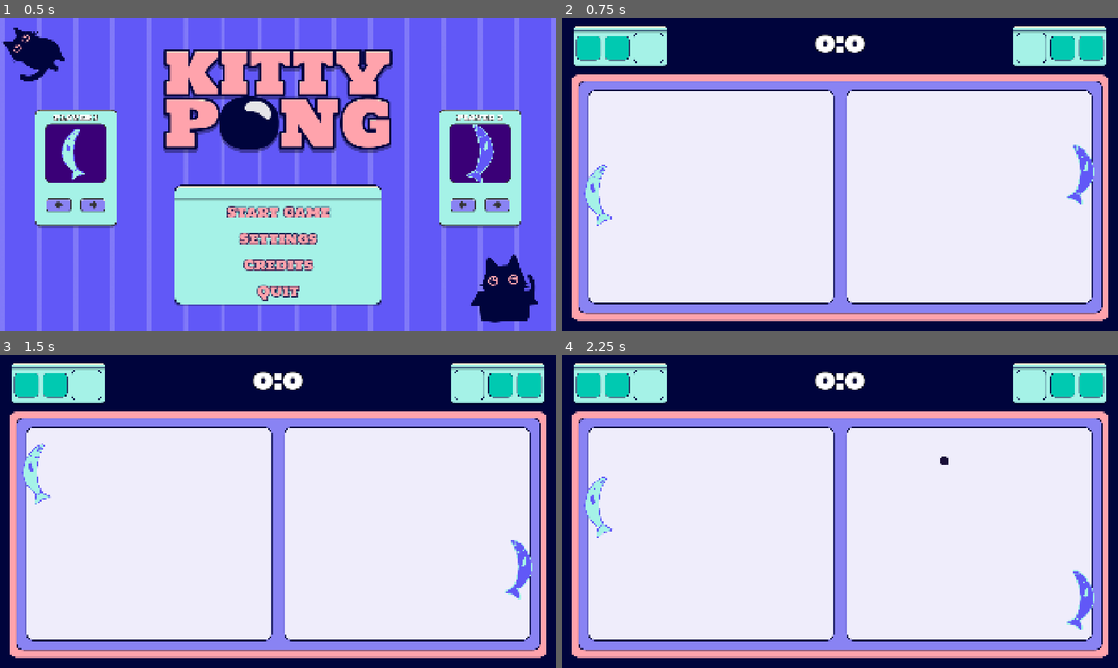
Above: before the commit, frames 1-4 (two rows, left to right).
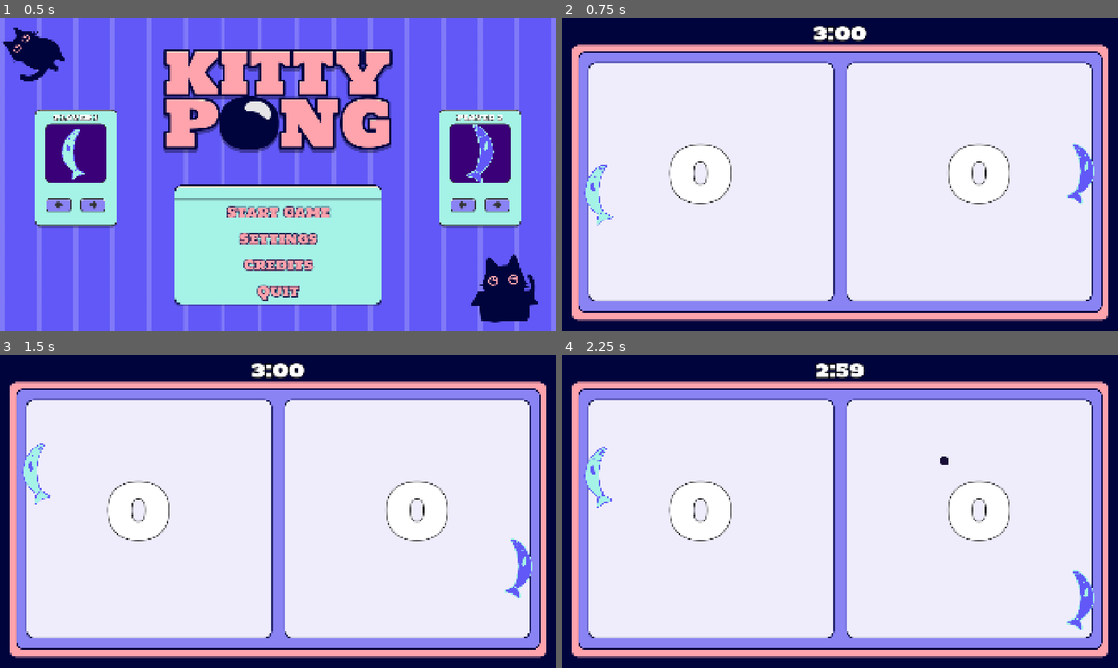
Above: after the commit, the same moments.

Repository: Jurinich/GDSG-WS-semester-project
Game: Godot game, scene res://scenes/main_menu.tscn
The game is run twice, just before and just after one commit, with the same random seed, the same clock (stepped at 60 frames per second) and the same inputs.
Inputs:
- Up to frame 1 (0.5 s): no input
- Up to frame 2 (0.75 s): click "Start Game" at 0.5 s
- Up to frame 3 (1.5 s): tap Enter at 1.25 s; hold W (upP1) from 1.28 s (still down); hold Down (downP2) from 1.28 s (still down)
- Up to frame 4 (2.25 s): release W (upP1) at 2.03 s; release Down (downP2) at 2.03 s; hold S (downP1) from 2.03 s (still down); tap Up (upP2) at 2.1 s

Frame 1 is identical in both runs. In frame 2, 20% of the frame differs, in the area x 1-99%, y 2-97%; in frame 3, 20%; in frame 4, 20%.

Commit message:
changed game mode and field to remove inventory

Diff:
--- a/gdsg-semester-project-w-2025-/scenes/game.tscn
+++ b/gdsg-semester-project-w-2025-/scenes/game.tscn
@@ -1,5 +1,6 @@
 [gd_scene format=3 uid="uid://coyi6nqc62xb1"]
 
+[ext_resource type="Script" uid="uid://b5bt2fewnslhs" path="res://scripts/game_controller.gd" id="1_bhx41"]
 [ext_resource type="Texture2D" uid="uid://bfiqq6jpq1557" path="res://assets/sprites/Backgrounds/BG Dark.png" id="1_u5sy4"]
 [ext_resource type="PackedScene" uid="uid://dmngxbinp5ri7" path="res://scenes/player.tscn" id="1_uwrxv"]
 [ext_resource type="Texture2D" uid="uid://dj7n4h024303j" path="res://assets/sprites/Backgrounds/playfield.png" id="2_gee14"]
@@ -9,8 +10,6 @@
 [ext_resource type="Script" uid="uid://bpva8mtljkuns" path="res://scripts/GoalScript.gd" id="4_lbhrr"]
 [ext_resource type="Theme" uid="uid://dfhebtip2k3k3" path="res://new_theme.tres" id="5_dinhu"]
 [ext_resource type="Script" uid="uid://c0n866wxrwtu6" path="res://scripts/score_label.gd" id="6_p57ef"]
-[ext_resource type="Texture2D" uid="uid://dyqjkte0byedt" path="res://assets/sprites/Backgrounds/inventory_leftplayer.png" id="6_vtaks"]
-[ext_resource type="Texture2D" uid="uid://dh4qjaud52ho" path="res://assets/sprites/Backgrounds/inventory_rightplayer.png" id="7_kvpfn"]
 [ext_resource type="Script" uid="uid://c0uvs62o1qka0" path="res://scripts/kitten_paw_spawner.gd" id="11_kvpfn"]
 [ext_resource type="PackedScene" uid="uid://cwwdjsm2bpjkx" path="res://scenes/kitten_paw.tscn" id="12_dinhu"]
 [ext_resource type="Script" uid="uid://b2oe7fsd38rx1" path="res://scripts/items/item_spawner.gd" id="13_ca42v"]
@@ -31,18 +30,18 @@
 [sub_resource type="RectangleShape2D" id="RectangleShape2D_yqjtg"]
 
 [sub_resource type="RectangleShape2D" id="RectangleShape2D_lnu2h"]
-size = Vector2(64, 840)
+size = Vector2(64, 980)
 
 [sub_resource type="RectangleShape2D" id="RectangleShape2D_lbhrr"]
-size = Vector2(60, 843)
+size = Vector2(60, 980)
 
 [sub_resource type="QuadMesh" id="QuadMesh_8cj0n"]
 
 [sub_resource type="RectangleShape2D" id="RectangleShape2D_dinhu"]
-size = Vector2(578, 136)
+size = Vector2(578, 228)
 
 [sub_resource type="RectangleShape2D" id="RectangleShape2D_kvuet"]
-size = Vector2(580, 146)
+size = Vector2(580, 246)
 
 [sub_resource type="Resource" id="Resource_e1j6l"]
 script = ExtResource("15_37s47")
@@ -80,6 +79,8 @@
 metadata/_custom_type_script = "uid://d2jgn4osg4v7x"
 
 [node name="Game" type="Node2D" unique_id=1886297339]
+position = Vector2(0, -2)
+script = ExtResource("1_bhx41")
 
 [node name="Player1" parent="." unique_id=477805542 instance=ExtResource("1_uwrxv")]
 position = Vector2(135, 609)
@@ -103,11 +104,11 @@
 [node name="Top_Bottom wall" type="Node" parent="." unique_id=1365690129]
 
 [node name="TopWall" type="StaticBody2D" parent="Top_Bottom wall" unique_id=755887784]
-position = Vector2(960, 0)
+position = Vector2(960, 51)
 collision_layer = 8
 
 [node name="CollisionShape2D" type="CollisionShape2D" parent="Top_Bottom wall/TopWall" unique_id=2021686217]
-position = Vector2(0, 207)
+position = Vector2(0, 54)
 scale = Vector2(96, 1)
 shape = SubResource("RectangleShape2D_yqjtg")
 
@@ -129,7 +130,7 @@
 player = "right"
 
 [node name="LeftGoal" type="CollisionShape2D" parent="Goals/LeftGoal" unique_id=884299002]
-position = Vector2(63, 81)
+position = Vector2(63, 11)
 shape = SubResource("RectangleShape2D_lnu2h")
 
 [node name="RightGoal" type="Area2D" parent="Goals" unique_id=1500528154]
@@ -139,43 +140,57 @@
 player = "left"
 
 [node name="RightGoal" type="CollisionShape2D" parent="Goals/RightGoal" unique_id=22805758]
-position = Vector2(-62, 82.5)
+position = Vector2(-62, 14)
 shape = SubResource("RectangleShape2D_lbhrr")
 
 [node name="ForegroundUILayer" type="CanvasLayer" parent="." unique_id=1084581396]
-
-[node name="Label" type="Label" parent="ForegroundUILayer" unique_id=1940990595]
+layer = -1
+
+[node name="HBoxContainer" type="HBoxContainer" parent="ForegroundUILayer" unique_id=237591177]
+anchors_preset = -1
+anchor_right = 1.0
+anchor_bottom = 0.994
+offset_bottom = 0.47998047
+
+[node name="ScoreRight" type="Label" parent="ForegroundUILayer/HBoxContainer" unique_id=312316445]
+layout_mode = 2
+size_flags_horizontal = 3
+size_flags_vertical = 1
+theme = ExtResource("5_dinhu")
+theme_override_font_sizes/font_size = 256
+text = "0"
+horizontal_alignment = 1
+vertical_alignment = 1
+script = ExtResource("6_p57ef")
+
+[node name="ScoreLeft" type="Label" parent="ForegroundUILayer/HBoxContainer" unique_id=1940990595]
+layout_mode = 2
+size_flags_horizontal = 3
+size_flags_vertical = 1
+theme = ExtResource("5_dinhu")
+theme_override_font_sizes/font_size = 256
+text = "0"
+horizontal_alignment = 1
+vertical_alignment = 1
+script = ExtResource("6_p57ef")
+left_player = true
+
+[node name="TimeLabel" type="Label" parent="ForegroundUILayer" unique_id=297263883]
 anchors_preset = 5
 anchor_left = 0.5
 anchor_right = 0.5
-offset_left = -90.5
-offset_right = 90.5
-offset_bottom = 175.0
+offset_left = -35.0
+offset_right = 35.0
+offset_bottom = 105.0
 grow_horizontal = 2
-size_flags_vertical = 0
 theme = ExtResource("5_dinhu")
-theme_override_font_sizes/font_size = 81
-text = "0:0"
+theme_override_font_sizes/font_size = 64
+text = "0"
 horizontal_alignment = 1
 vertical_alignment = 1
-script = ExtResource("6_p57ef")
-
-[node name="LeftPlayerInventory" type="TextureRect" parent="ForegroundUILayer" unique_id=631863509]
-offset_left = 36.0
-offset_top = 28.0
-offset_right = 365.0
-offset_bottom = 171.0
-texture = ExtResource("6_vtaks")
-
-[node name="RightPlayerInventory" type="TextureRect" parent="ForegroundUILayer" unique_id=1207856452]
-offset_left = 1555.0
-offset_top = 28.0
-offset_right = 1884.0
-offset_bottom = 171.0
-texture = ExtResource("7_kvpfn")
 
 [node name="BackgroundLayer" type="CanvasLayer" parent="." unique_id=1144167311]
-layer = -1
+layer = -2
 
 [node name="Background" type="MeshInstance2D" parent="BackgroundLayer" unique_id=723960218]
 position = Vector2(960, 540)
@@ -183,15 +198,9 @@
 mesh = SubResource("QuadMesh_8cj0n")
 texture = ExtResource("1_u5sy4")
 
-[node name="Background2" type="MeshInstance2D" parent="BackgroundLayer" unique_id=65412911]
-position = Vector2(960, 98.03125)
-scale = Vector2(1920.0001, 195.9375)
-mesh = SubResource("QuadMesh_8cj0n")
-texture = ExtResource("1_u5sy4")
-
 [node name="PlayingField" type="MeshInstance2D" parent="BackgroundLayer" unique_id=1248166817]
-position = Vector2(960, 620)
-scale = Vector2(1860, 854)
+position = Vector2(960, 568.5)
+scale = Vector2(1860, 957)
 mesh = SubResource("QuadMesh_8cj0n")
 texture = ExtResource("2_gee14")
 
@@ -204,15 +213,17 @@
 [node name="PawTriggers" type="Node" parent="." unique_id=1998233890]
 
 [node name="Area2D" type="Area2D" parent="PawTriggers" unique_id=1583465132]
-position = Vector2(960, 320)
+position = Vector2(960, 158)
 
 [node name="CollisionShape2D" type="CollisionShape2D" parent="PawTriggers/Area2D" unique_id=627959169]
+position = Vector2(0, 104)
 shape = SubResource("RectangleShape2D_dinhu")
 
 [node name="Area2D2" type="Area2D" parent="PawTriggers" unique_id=563170104]
 position = Vector2(960, 910)
 
 [node name="CollisionShape2D" type="CollisionShape2D" parent="PawTriggers/Area2D2" unique_id=1154801488]
+position = Vector2(0, -50)
 shape = SubResource("RectangleShape2D_kvuet")
 
 [node name="KittenPawSpawner" type="Node2D" parent="." unique_id=1737106517 node_paths=PackedStringArray("triggers")]
@@ -246,8 +257,12 @@
 
 [node name="SplitBall4" type="Node" parent="ItemEffects" unique_id=1114381143]
 script = ExtResource("23_bt5mj")
+split_amount = 4
+
+[node name="SplitBall5" type="Node" parent="ItemEffects" unique_id=1700692553]
+script = ExtResource("23_bt5mj")
 split_amount = 5
 
-[node name="SplitBall5" type="Node" parent="ItemEffects" unique_id=1700692553]
-script = ExtResource("23_bt5mj")
-split_amount = 4
+[node name="GameTimer" type="Timer" parent="." unique_id=1728957633]
+
+[connection signal="timeout" from="GameTimer" to="." method="timer_tick"]
--- a/gdsg-semester-project-w-2025-/scripts/GameManager.gd
+++ b/gdsg-semester-project-w-2025-/scripts/GameManager.gd
@@ -1,6 +1,6 @@
 extends Node
 
-var max_score: int = 50
+var max_score: int = -1
 
 var left_player_score: int = 0
 var right_player_score: int = 0
@@ -25,9 +25,10 @@
 	print("Score:", left_player_score, " - ", right_player_score)
 	score_changed.emit()
 
-	if (left_player_score >= max_score || right_player_score >= max_score):
-		get_tree().call_deferred("change_scene_to_file", "res://scenes/main_menu.tscn")
-		return false
+	if (max_score > 0):
+		if (left_player_score >= max_score || right_player_score >= max_score):
+			get_tree().call_deferred("change_scene_to_file", "res://scenes/main_menu.tscn")
+			return false
 
 	return true
 
--- /dev/null
+++ b/gdsg-semester-project-w-2025-/scripts/game_controller.gd
@@ -0,0 +1,26 @@
+extends Node2D
+
+@onready var time_label: Label = $ForegroundUILayer/TimeLabel
+@export var game_duration: int = 180
+
+var cur_game_time: int
+
+func _ready():
+	cur_game_time = game_duration
+	update_time_label()
+	$GameTimer.start()
+
+
+func timer_tick():
+	if (cur_game_time <= 0):
+		get_tree().call_deferred("change_scene_to_file", "res://scenes/main_menu.tscn")
+
+	cur_game_time -= 1
+	update_time_label()
+
+
+func update_time_label():
+	@warning_ignore("integer_division")
+	var minute = cur_game_time / 60
+	var second = cur_game_time % 60
+	time_label.text = str(minute) + ":" + ("%02d" % second)
--- a/gdsg-semester-project-w-2025-/scripts/items/inventory.gd
+++ b/gdsg-semester-project-w-2025-/scripts/items/inventory.gd
@@ -1,7 +1,7 @@
 extends Node
 class_name PlayerInventory
 
-@export var max_items: int = 3
+@export var max_items: int = 0
 var items: Array[ItemData] = []
 var selected_index: int = 0
 
--- a/gdsg-semester-project-w-2025-/scripts/score_label.gd
+++ b/gdsg-semester-project-w-2025-/scripts/score_label.gd
@@ -1,7 +1,12 @@
 extends Label
+
+@export var left_player: bool
 
 func _ready():
 	GameManager.score_changed.connect(update_label)
 
 func update_label():
-	text = GameManager.get_score_formatted()
+	if(left_player):
+		text = str(GameManager.right_player_score)
+	else:
+		text = str(GameManager.left_player_score)
Not shown, added: gdsg-semester-project-w-2025-/scripts/game_controller.gd.uid
